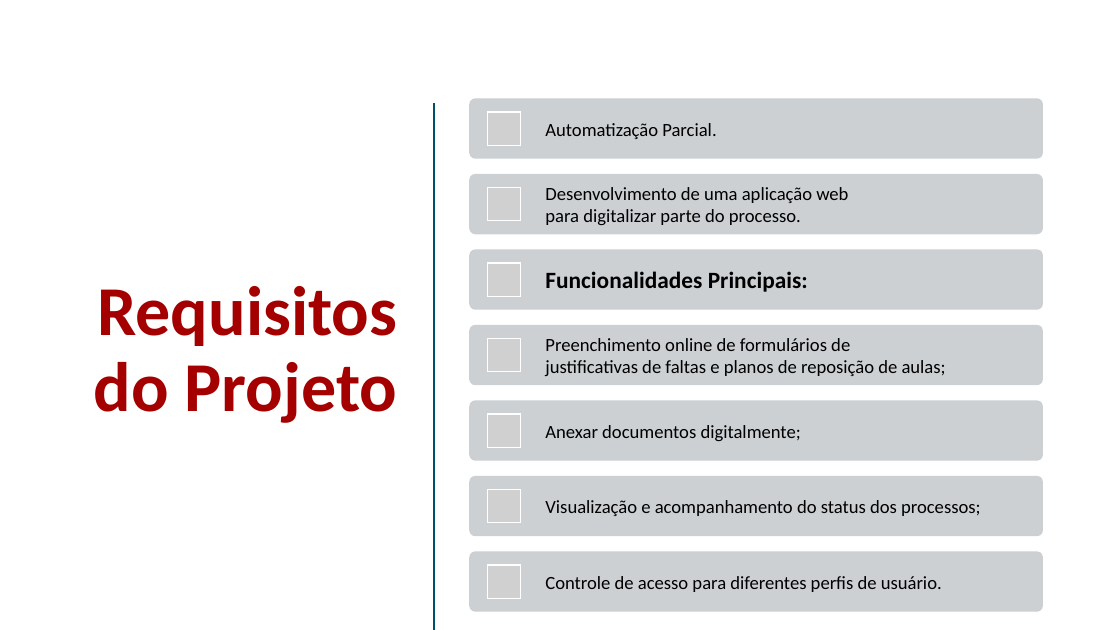
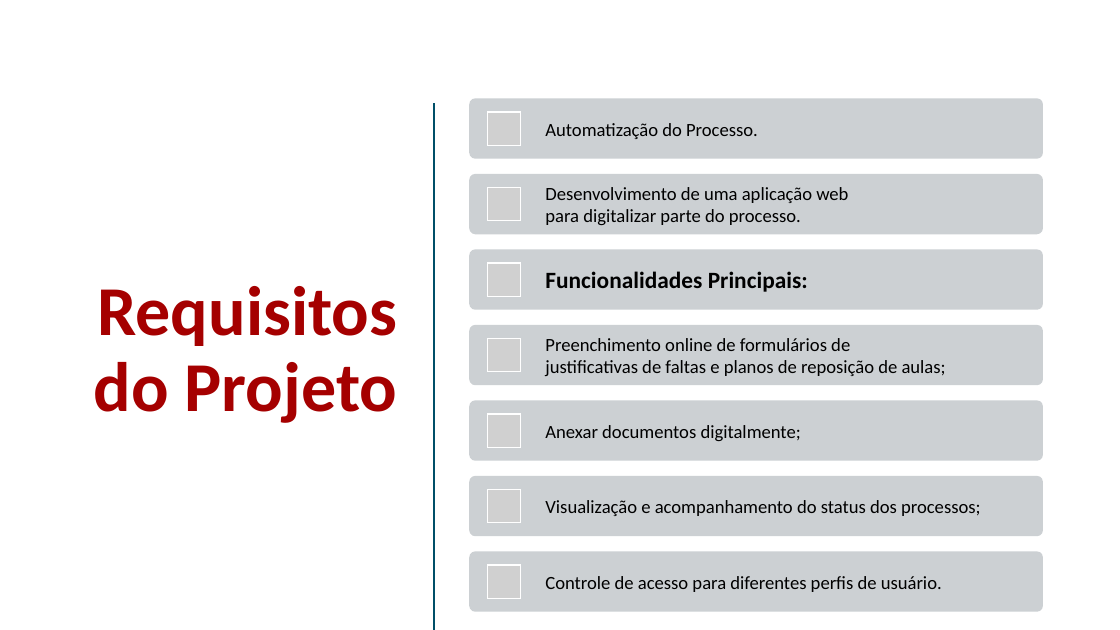
Before and after one commit to rodrigopolastro/portal-reposicoes-aulas-fatec, a slide deck: slide 4 of docs/Slides - Apresentação PI1.pptx. Drawn at 1120x630 pixels with LibreOffice and Linux fonts; fonts in the diff are those of the drawing; grey boxes stand for pictures. Boxes give left, top, right and bottom in pixels: in the first picture for what was removed or moved away, otherwise in the second. Text is boxed around its words. In the diff, an @@ line names an element or a change of style, - is before the commit and + after.

Commit message:
docs: atualiza relatorio do projeto e slides da apresentacao

```diff
--- a/docs/Slides - Apresentação PI1.pptx
+++ b/docs/Slides - Apresentação PI1.pptx
@@ text at box(545, 123, 758, 139): text changed @@
-Automatização Parcial.
+Automatização do Processo.
```
Also in this commit, not shown: 1 other slide changed, 4 other files.
